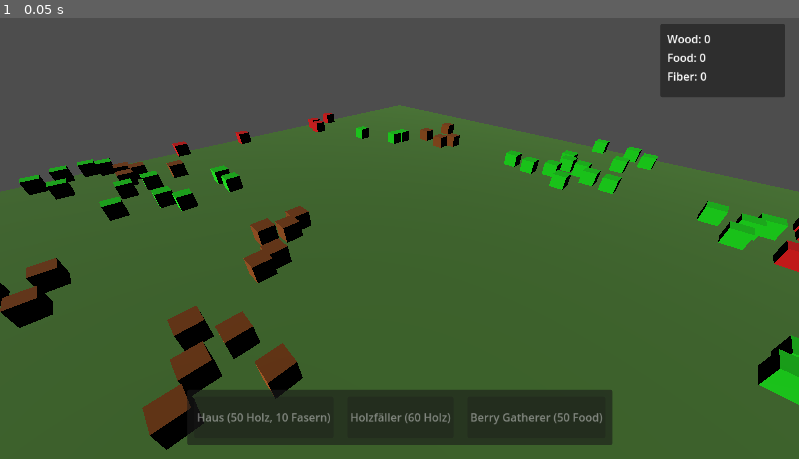
Above: before the commit, frame 1.
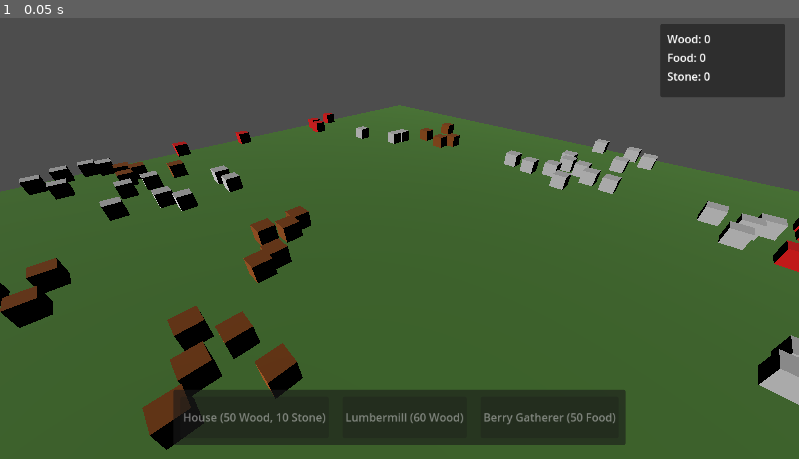
Above: after the commit, the same moment.

Repository: Catloff/Gaia-Galactica
Game: Godot game, scene res://scenes/Main.tscn
The game is run twice, just before and just after one commit, with the same random seed, the same clock (stepped at 60 frames per second) and the same inputs.
Inputs:
- Up to frame 1 (0.05 s): no input

The runs differ from the first frame. In frame 1, 2.9% of the frame differs, in the area x 2-100%, y 12-97%.

Commit message:
Resources: Rename Fiber to Stone
Breaking

Diff:
--- a/scenes/HUD.tscn
+++ b/scenes/HUD.tscn
@@ -44,9 +44,9 @@
 layout_mode = 2
 text = "Food: 0"
 
-[node name="FiberLabel" type="Label" parent="ResourcePanel/MarginContainer/Resources"]
+[node name="StoneLabel" type="Label" parent="ResourcePanel/MarginContainer/Resources"]
 layout_mode = 2
-text = "Fiber: 0"
+text = "Stone: 0"
 
 [node name="BuildPanel" type="PanelContainer" parent="."]
 layout_mode = 1
@@ -77,12 +77,12 @@
 [node name="HouseButton" type="Button" parent="BuildPanel/MarginContainer/BuildButtons"]
 custom_minimum_size = Vector2(120, 0)
 layout_mode = 2
-text = "Haus (50 Holz, 10 Fasern)"
+text = "House (50 Wood, 10 Stone)"
 
 [node name="LumbermillButton" type="Button" parent="BuildPanel/MarginContainer/BuildButtons"]
 custom_minimum_size = Vector2(120, 0)
 layout_mode = 2
-text = "Holzfäller (60 Holz)"
+text = "Lumbermill (60 Wood)"
 
 [node name="BerryGathererButton" type="Button" parent="BuildPanel/MarginContainer/BuildButtons"]
 custom_minimum_size = Vector2(120, 0)
--- a/scripts/HUD.gd
+++ b/scripts/HUD.gd
@@ -2,7 +2,7 @@
 
 @onready var wood_label = $ResourcePanel/MarginContainer/Resources/WoodLabel
 @onready var food_label = $ResourcePanel/MarginContainer/Resources/FoodLabel
-@onready var fiber_label = $ResourcePanel/MarginContainer/Resources/FiberLabel
+@onready var stone_label = $ResourcePanel/MarginContainer/Resources/StoneLabel
 @onready var house_button = $BuildPanel/MarginContainer/BuildButtons/HouseButton
 @onready var lumbermill_button = $BuildPanel/MarginContainer/BuildButtons/LumbermillButton
 @onready var berry_gatherer_button = $BuildPanel/MarginContainer/BuildButtons/BerryGathererButton
@@ -12,7 +12,7 @@
 var current_building: String = ""
 var inventory: Dictionary = {
 	"wood": 0,
-	"fiber": 0,
+	"stone": 0,
 	"food": 0
 }
 
@@ -26,12 +26,12 @@
 	inventory = new_inventory
 	wood_label.text = "Wood: %d" % inventory["wood"]
 	food_label.text = "Food: %d" % inventory["food"]
-	fiber_label.text = "Fiber: %d" % inventory["fiber"]
+	stone_label.text = "Stone: %d" % inventory["stone"]
 	update_button_states()
 
 func update_button_states():
-	# House: 50 Wood, 10 Fiber
-	var can_build_house = inventory["wood"] >= 50 and inventory["fiber"] >= 10
+	# House: 50 Wood, 10 Stone
+	var can_build_house = inventory["wood"] >= 50 and inventory["stone"] >= 10
 	house_button.disabled = not can_build_house
 
 	# Lumbermill: 60 Wood
--- a/scripts/House.gd
+++ b/scripts/House.gd
@@ -2,7 +2,7 @@
 
 const COST = {
 	"wood": 50,
-	"fiber": 10
+	"stone": 10
 }
 
 func _ready():
--- a/scripts/Main.gd
+++ b/scripts/Main.gd
@@ -30,7 +30,7 @@
 	print("Spawning %d resource clusters on map area %d" % [num_clusters, map_area])
 
 	# Sicherstellen, dass wir mindestens einen Cluster von jedem Typ haben
-	var resource_types = [0, 1, 2]  # WOOD, FIBER, FOOD
+	var resource_types = [0, 1, 2]  # WOOD, STONE, FOOD
 	resource_types.shuffle()  # Zufällige Reihenfolge
 
 	# Zuerst einen Cluster von jedem Typ spawnen
--- a/scripts/Resource.gd
+++ b/scripts/Resource.gd
@@ -1,6 +1,6 @@
 extends StaticBody3D
 
-enum ResourceType {WOOD, FIBER, FOOD}
+enum ResourceType {WOOD, STONE, FOOD}
 @export var resource_type: ResourceType
 @export var resource_amount: int = 10
 var remaining_harvests: int = 3
@@ -13,8 +13,8 @@
 	match resource_type:
 		ResourceType.WOOD:
 			material.albedo_color = Color(0.5, 0.25, 0.0) # Brown
-		ResourceType.FIBER:
-			material.albedo_color = Color(0.0, 0.8, 0.0) # Green
+		ResourceType.STONE:
+			material.albedo_color = Color(0.7, 0.7, 0.7) # Gray
 		ResourceType.FOOD:
 			material.albedo_color = Color(0.8, 0.0, 0.0) # Red
 
--- a/scripts/ResourceManager.gd
+++ b/scripts/ResourceManager.gd
@@ -2,7 +2,7 @@
 
 var inventory = {
 	"wood": 0,
-	"fiber": 0,
+	"stone": 0,
 	"food": 0
 }
 
Not shown: 1 places in scenes/Lumbermill.tscn that only renumber resources
Not shown: 1 places in scenes/Main.tscn that only renumber resources
Not shown, changed: Updates.md
